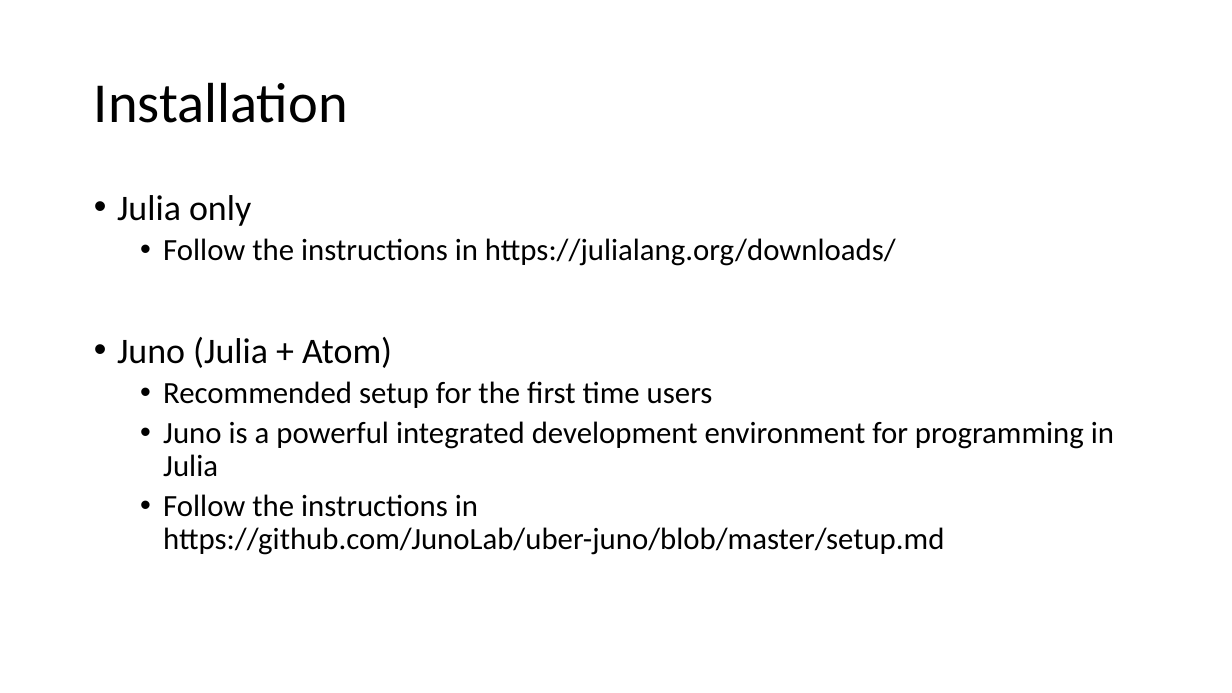
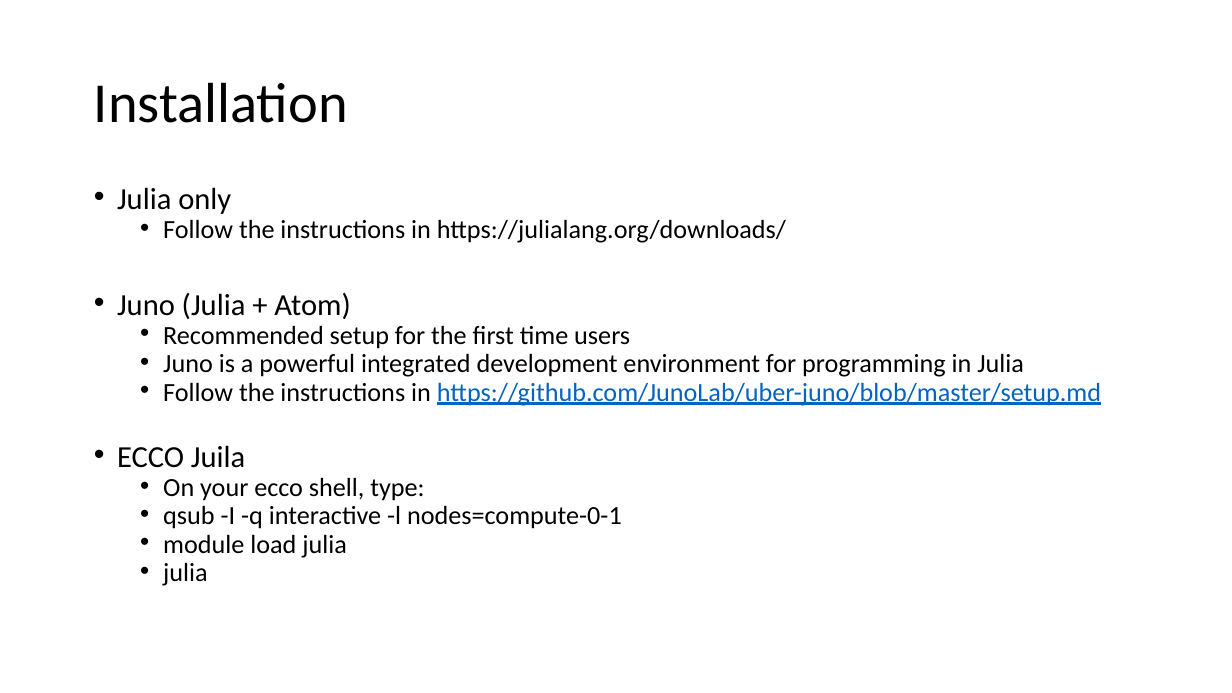
Before and after one commit to jinsoo-han/CompEcon_class, a slide deck: slide 3 of julia/introduction/Installation guide.pptx. Drawn at 1232x693 pixels with LibreOffice and Linux fonts; fonts in the diff are those of the drawing. Boxes give left, top, right and bottom in pixels: in the first picture for what was removed or moved away, otherwise in the second. Text is boxed around its words. In the diff, an @@ line names an element or a change of style, - is before the commit and + after.

Commit message:
updated while IO mini lecture:

```diff
--- a/julia/introduction/Installation guide.pptx
+++ b/julia/introduction/Installation guide.pptx
@@ text at (117, 187, 1101, 406): size 28 to 23.8 pt in "Julia only", "Juno (Julia + Atom)"; size 24 to 20.4 pt in "Follow the instructions in https://julialang.org/downloads/", "Recommended setup for the first time users", "Juno is a powerful integrated development environment ...", "Follow the instructions in https://github.com/JunoLab/uber-j ..."; text colour #000000 to #0563C1, underline on in "https://github.com/JunoLab/uber-juno/blob/master/setup.md"; line spacing 0.9 to 0.7 @@
@@ text at (117, 445, 622, 586): paragraphs added @@
+• ECCO Juila
+  • On your ecco shell, type:
+  • qsub -I -q interactive -l nodes=compute-0-1
+  • module load julia
+  • julia
```
Also in this commit, not shown: 5 other files.
